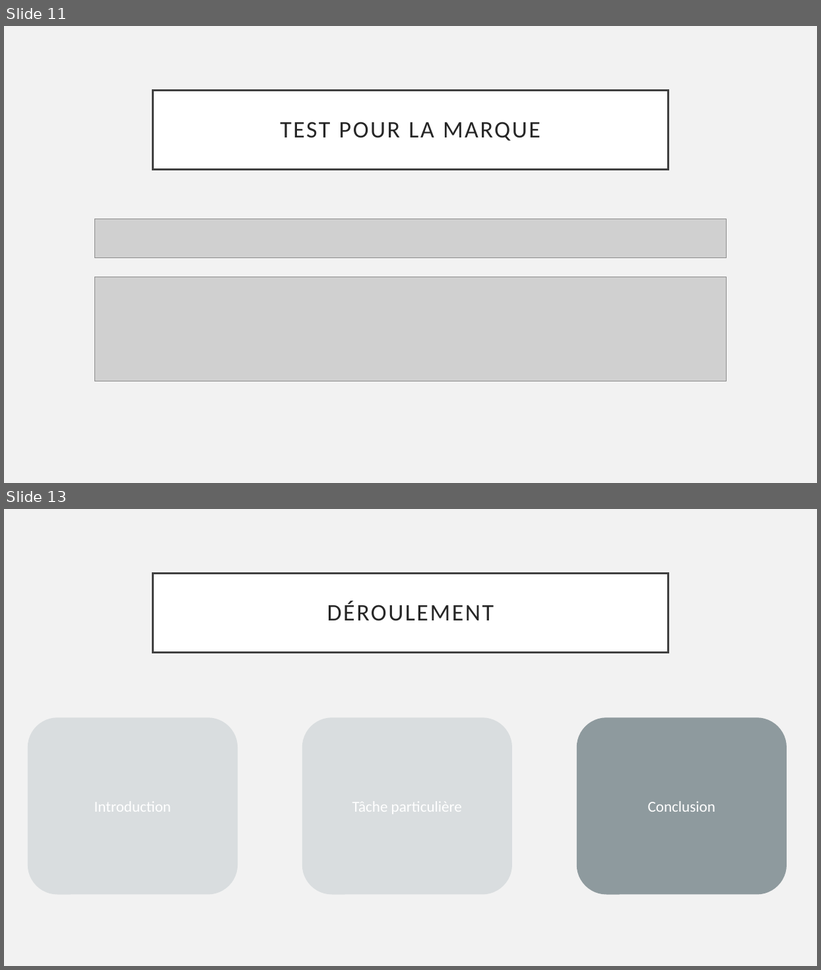
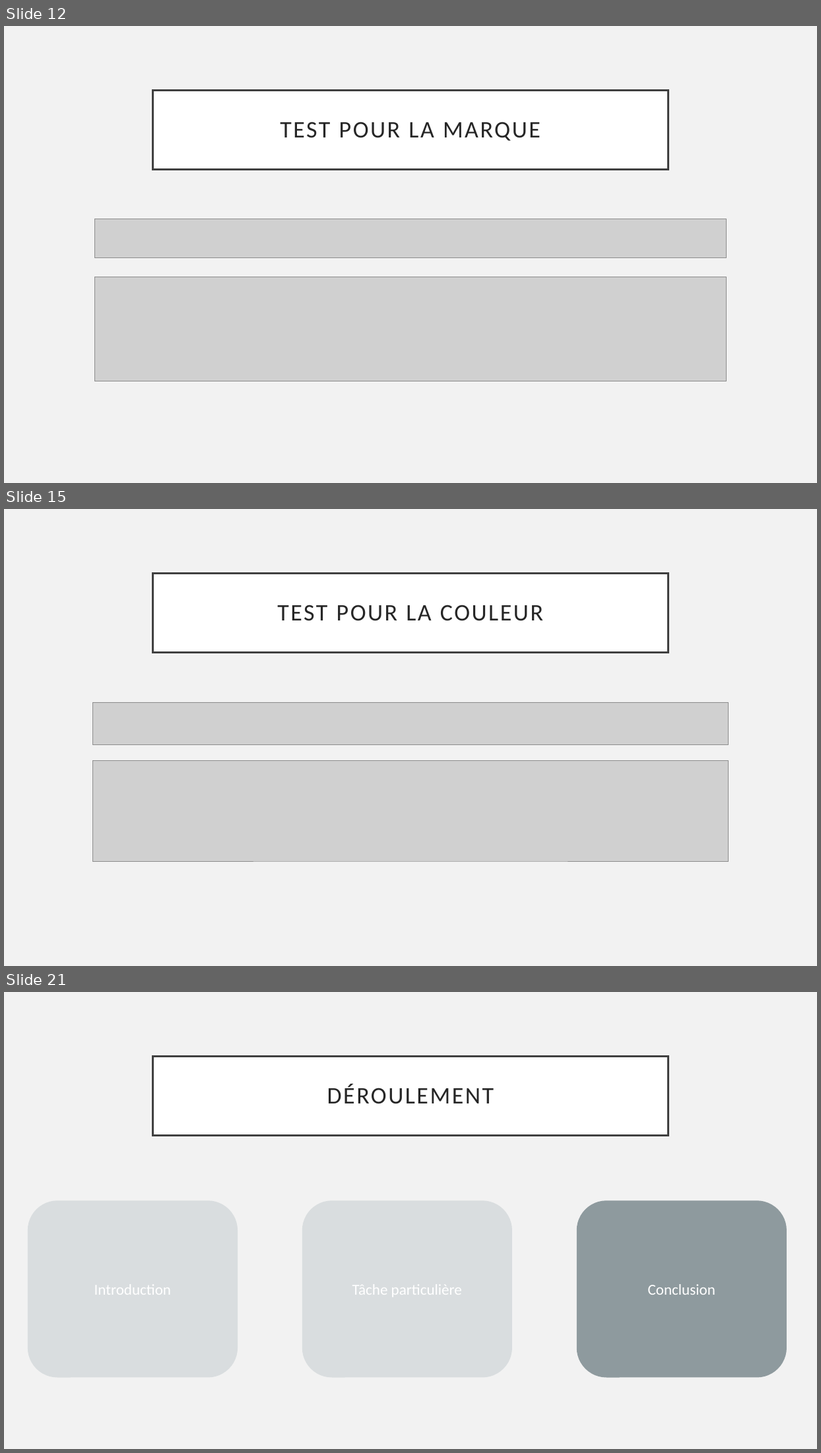
Before and after one commit to JeremyGfeller/Pre-TPi, a slide deck: Documentation/Présentation.pptx. Shown one above the other, each under a label of ours: slides 11 and 13 before the commit, slides 12, 15 and 21 after it; the slides between them are not shown. The pictures are 821x970 and 821x1453 pixels, drawn with LibreOffice and Linux fonts; fonts in the diff are those of the drawing; grey boxes stand for pictures. Boxes give left, top, right and bottom in pixels: in the first picture for what was removed or moved away, otherwise in the second. Text is boxed around its words. In the diff, an @@ line names an element or a change of style, - is before the commit and + after.

Commit message:
Finalisation de la présentation
Ajout de nouvelles images dedans, et de nouvelles slides

```diff
--- a/Documentation/Présentation.pptx
+++ b/Documentation/Présentation.pptx
@@ slide 15 added at (4,509,817,966), background #F2F2F2 @@
@@ title added at (153,573,668,652), fill #FFFFFF, outline #404040 2.5 pt, 28 pt, text #262626 @@
+TEST POUR LA COULEUR
@@ picture added at (92,702,729,745) @@
@@ picture added at (92,761,729,861) @@
@@ what was slide 11 is now slide 12 @@
@@ what was slide 13 is now slide 21 @@
```
Also in this commit, not shown: 2 slides changed, 7 other slides added, 8 other files.
